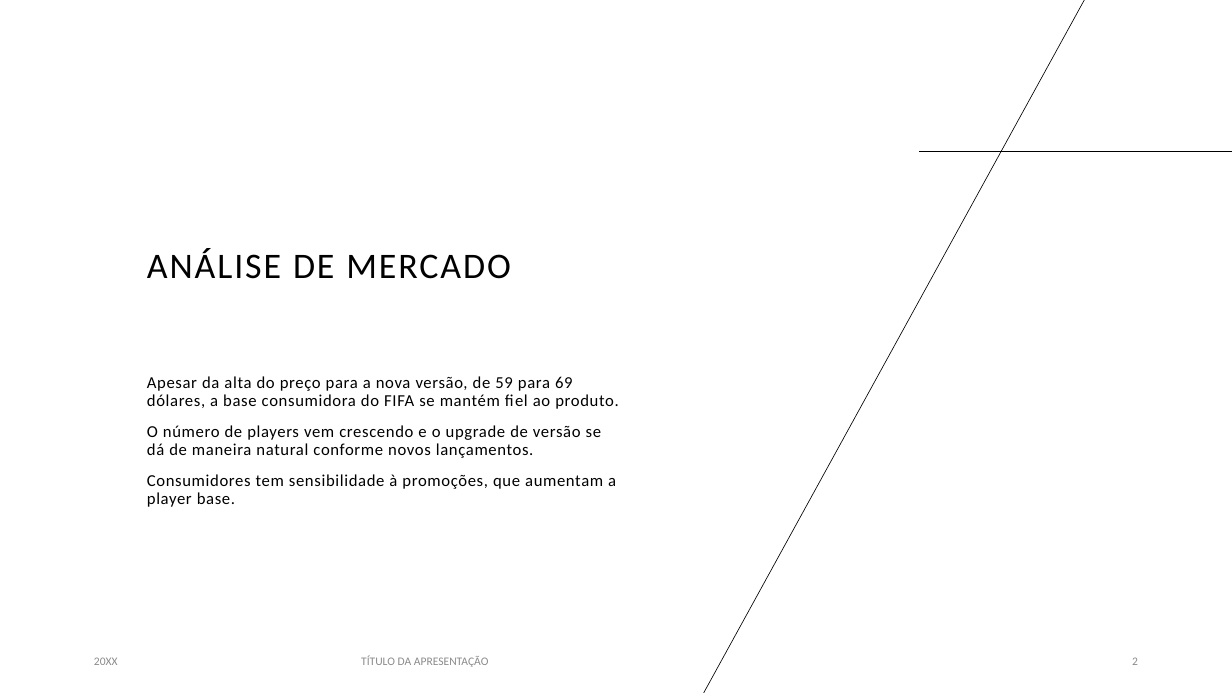
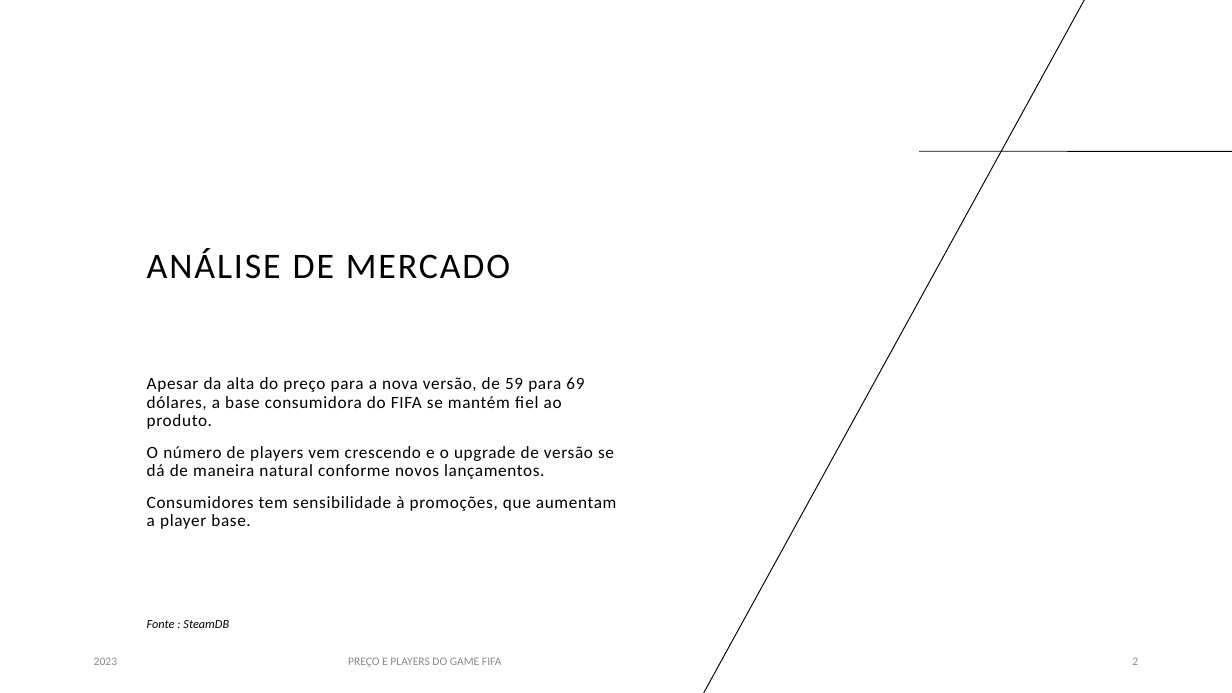
Before and after one commit to lssk97/Micro1-UFRGS-LS, a slide deck: slide 2 of PPT FIFA.pptx. Drawn at 1232x693 pixels with LibreOffice and Linux fonts; fonts in the diff are those of the drawing. Boxes give left, top, right and bottom in pixels: in the first picture for what was removed or moved away, otherwise in the second. Text is boxed around its words. In the diff, an @@ line names an element or a change of style, - is before the commit and + after.

```diff
--- a/PPT FIFA.pptx
+++ b/PPT FIFA.pptx
@@ line (1086, 0) - (702, 693): stroke #000000 0.5 pt to #000000 0.75 pt @@
@@ line (920, 152) - (1232, 152): stroke #000000 0.5 pt to #000000 0.75 pt @@
@@ text "Apesar da alta do preço ..." at [147,377,616,529]: size 12.9 to 13.4 pt; indent changed @@
@@ text added at [147,620,229,628], 9.6 pt, text #000000, italic @@
+Fonte : SteamDB
@@ text at [94,657,117,665]: text changed; text colour #8C8C8C to #8B8B8B @@
-20XX
+2023
@@ text at [348,657,502,667]: text changed; text colour #8C8C8C to #8B8B8B @@
-TÍTULO DA APRESENTAÇÃO
+PREÇO E PLAYERS DO GAME FIFA
```
Also in this commit, not shown: 4 other slides changed, 1 slide added, 1 slide removed.
